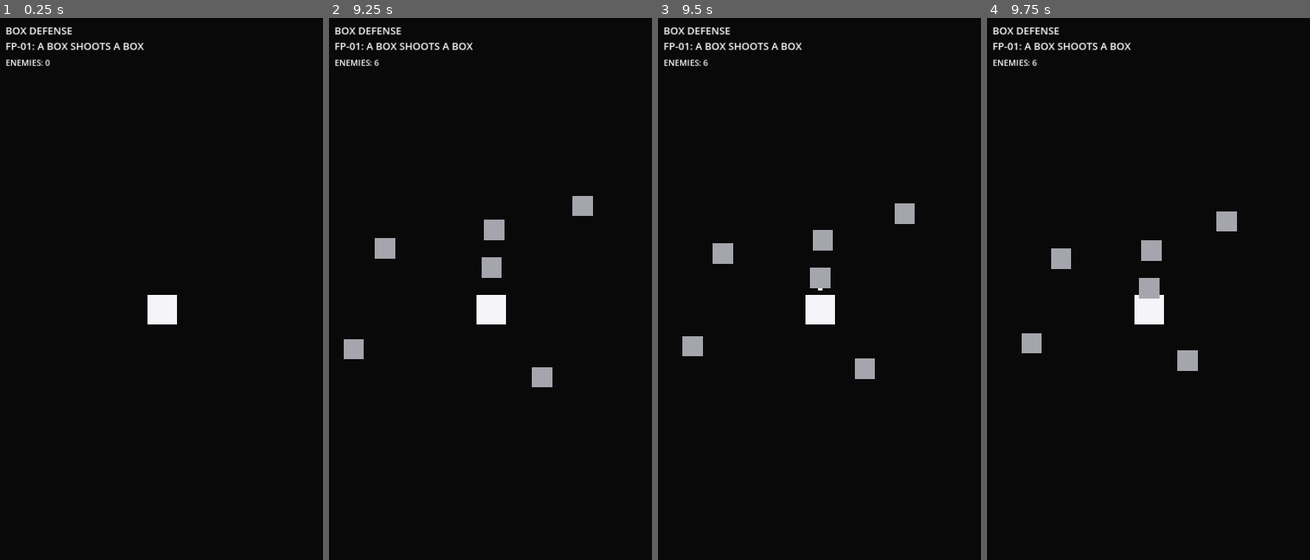
Above: before the commit, frames 1-4 (left to right).
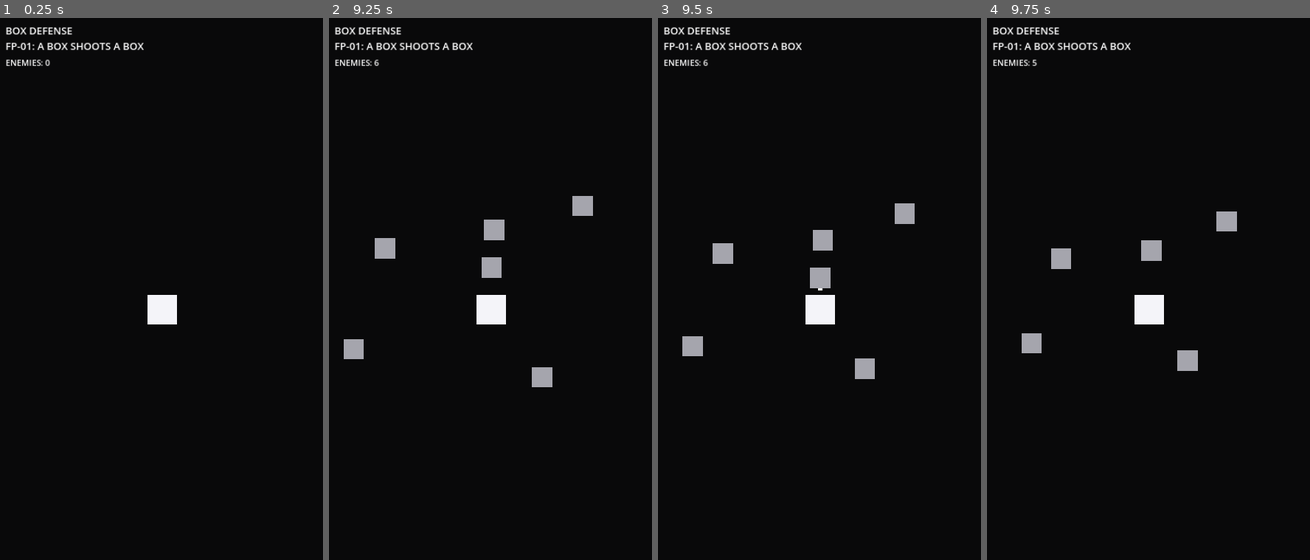
Above: after the commit, the same moments.

Repository: KevinRabbe/box-game-
Game: Godot game, scene res://scenes/game/game.tscn
The game is run twice, just before and just after one commit, with the same random seed, the same clock (stepped at 60 frames per second) and the same inputs.
Inputs:
- Up to frame 1 (0.25 s): no input
- Up to frame 2 (9.25 s): tap Enter at 0.5 s
- Up to frame 3 (9.5 s): no input
- Up to frame 4 (9.75 s): no input

Frames 1-3 are identical in both runs. In frame 4, 0.3% of the frame differs, in the area x 13-54%, y 7-52%.

Commit message:
Attach contact damage to enemy box

Diff:
--- a/scenes/enemies/enemy_box.tscn
+++ b/scenes/enemies/enemy_box.tscn
@@ -1,15 +1,16 @@
-[gd_scene load_steps=5 format=3]
+[gd_scene load_steps=6 format=3]
 
 [ext_resource type="Script" path="res://scripts/enemies/enemy_box.gd" id="1_enemy"]
 [ext_resource type="Script" path="res://scripts/components/health_component.gd" id="2_health"]
 [ext_resource type="Script" path="res://scripts/components/movement_component.gd" id="3_movement"]
+[ext_resource type="Script" path="res://scripts/components/contact_damage_component.gd" id="4_contact"]
 
 [sub_resource type="RectangleShape2D" id="RectangleShape2D_enemy"]
 size = Vector2(44, 44)
 
 [node name="EnemyBox" type="CharacterBody2D" groups=["enemies"]]
 collision_layer = 2
-collision_mask = 0
+collision_mask = 1
 script = ExtResource("1_enemy")
 
 [node name="Visual" type="Polygon2D" parent="."]
@@ -26,3 +27,7 @@
 [node name="MovementComponent" type="Node" parent="."]
 script = ExtResource("3_movement")
 speed = 90.0
+
+[node name="ContactDamageComponent" type="Node" parent="."]
+script = ExtResource("4_contact")
+damage = 20.0
